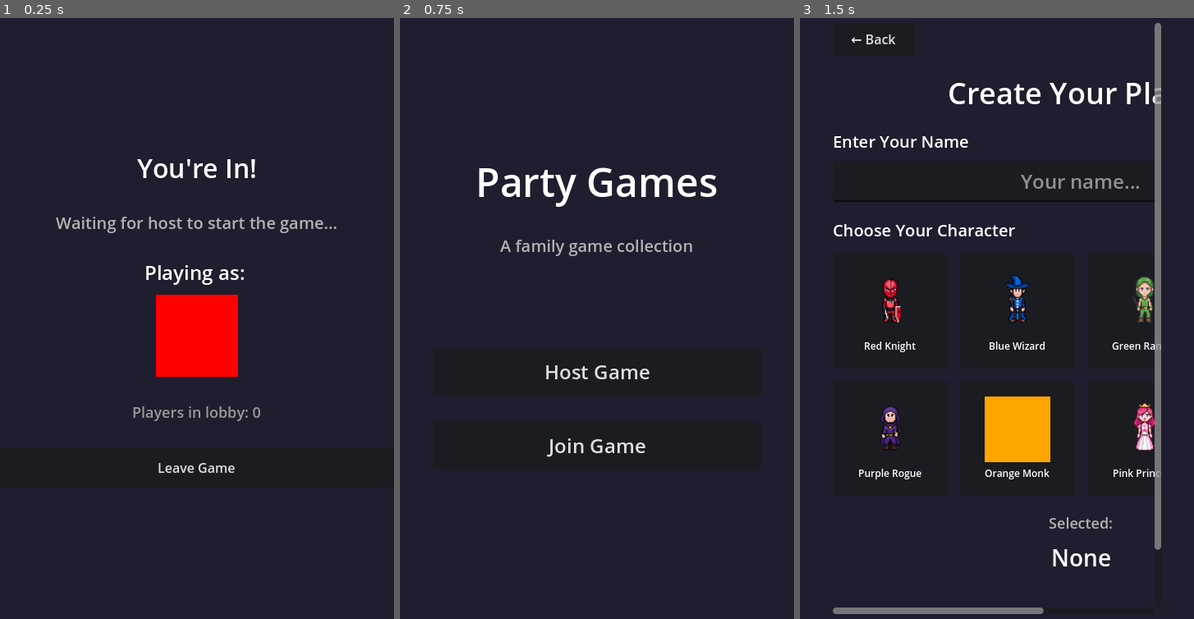
Above: before the commit, frames 1-3 (left to right).
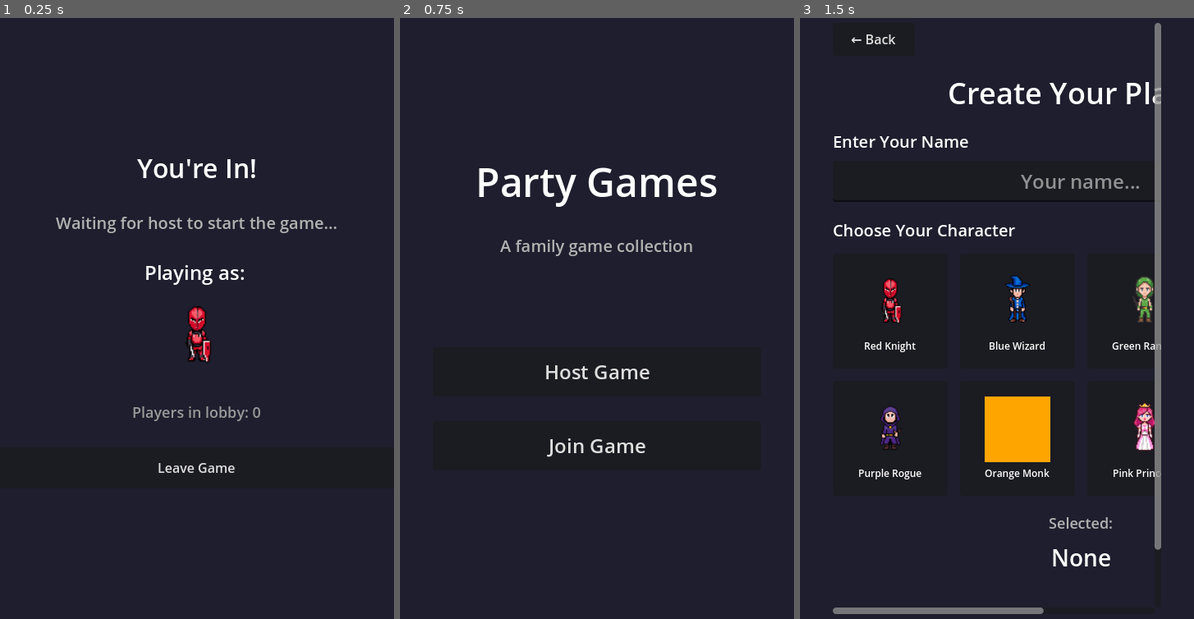
Above: after the commit, the same moments.

Repository: growadamr/PartyGameCollection
Game: Godot game, scene res://scenes/lobby/player_waiting.tscn
Same seed, same stepped clock (60 frames per second), same inputs: the game is played once before the commit and once after it. This scene is started directly instead of the project's main scene.
Inputs:
- Up to frame 1 (0.25 s): no input
- Up to frame 2 (0.75 s): click "Leave Game" at 0.5 s
- Up to frame 3 (1.5 s): click "Host Game" at 1.25 s

The runs differ from the first frame. In frame 1, 2.8% of the frame differs, in the area x 39-61%, y 46-60%; in frame 2, nothing differs; in frame 3, nothing differs.
Error before the commit: Cannot call method 'change_scene_to_file' on a null value. (res://scripts/lobby/player_waiting.gd:49)
Error after the commit: Cannot call method 'change_scene_to_file' on a null value. (res://scripts/lobby/player_waiting.gd:69)

Commit message:
Display character sprites instead of color blocks in lobby and games
Previously, character displays showed colored squares instead of actual
character sprites. Updated lobby screens (waiting_lobby, player_waiting)
and all 6 games to check for sprite availability and use TextureRect
when sprites exist, falling back to ColorRect for characters without
sprites.

Co-Authored-By: Claude Opus 4.5 <noreply@anthropic.com>

Diff:
--- a/scenes/lobby/player_waiting.tscn
+++ b/scenes/lobby/player_waiting.tscn
@@ -56,11 +56,10 @@
 text = "Playing as: ???"
 horizontal_alignment = 1
 
-[node name="CharacterPreview" type="ColorRect" parent="VBox/PlayerInfo"]
+[node name="CharacterPreview" type="Control" parent="VBox/PlayerInfo"]
 custom_minimum_size = Vector2(100, 100)
 layout_mode = 2
 size_flags_horizontal = 4
-color = Color(1, 1, 1, 1)
 
 [node name="PlayersInLobby" type="Label" parent="VBox"]
 layout_mode = 2
--- a/scripts/games/charades.gd
+++ b/scripts/games/charades.gd
@@ -461,9 +461,20 @@
 		vbox.add_theme_constant_override("separation", 5)
 
 		var char_data = GameManager.get_character_data(player["character"])
-		var color_rect = ColorRect.new()
-		color_rect.custom_minimum_size = Vector2(50, 50)
-		color_rect.color = char_data["color"]
+		var char_display: Control
+		var sprite_path = char_data.get("sprite")
+		if sprite_path and ResourceLoader.exists(sprite_path):
+			var texture_rect = TextureRect.new()
+			texture_rect.texture = load(sprite_path)
+			texture_rect.custom_minimum_size = Vector2(50, 50)
+			texture_rect.stretch_mode = TextureRect.STRETCH_KEEP_ASPECT_CENTERED
+			texture_rect.expand_mode = TextureRect.EXPAND_IGNORE_SIZE
+			char_display = texture_rect
+		else:
+			var color_rect = ColorRect.new()
+			color_rect.custom_minimum_size = Vector2(50, 50)
+			color_rect.color = char_data["color"]
+			char_display = color_rect
 
 		var name_label = Label.new()
 		name_label.text = player["name"]
@@ -476,7 +487,7 @@
 		score_label.horizontal_alignment = HORIZONTAL_ALIGNMENT_CENTER
 		score_label.add_theme_color_override("font_color", Color(1, 0.8, 0.2, 1))
 
-		vbox.add_child(color_rect)
+		vbox.add_child(char_display)
 		vbox.add_child(name_label)
 		vbox.add_child(score_label)
 
--- a/scripts/games/fibbage.gd
+++ b/scripts/games/fibbage.gd
@@ -462,11 +462,23 @@
 		char_container.custom_minimum_size = Vector2(40, 40)
 
 		var char_data = GameManager.get_character_data(player.character)
-		var color_rect = ColorRect.new()
-		color_rect.custom_minimum_size = Vector2(40, 40)
-		color_rect.size = Vector2(40, 40)
-		color_rect.color = char_data.color
-		char_container.add_child(color_rect)
+		var char_display: Control
+		var sprite_path = char_data.get("sprite")
+		if sprite_path and ResourceLoader.exists(sprite_path):
+			var texture_rect = TextureRect.new()
+			texture_rect.texture = load(sprite_path)
+			texture_rect.custom_minimum_size = Vector2(40, 40)
+			texture_rect.size = Vector2(40, 40)
+			texture_rect.stretch_mode = TextureRect.STRETCH_KEEP_ASPECT_CENTERED
+			texture_rect.expand_mode = TextureRect.EXPAND_IGNORE_SIZE
+			char_display = texture_rect
+		else:
+			var color_rect = ColorRect.new()
+			color_rect.custom_minimum_size = Vector2(40, 40)
+			color_rect.size = Vector2(40, 40)
+			color_rect.color = char_data.color
+			char_display = color_rect
+		char_container.add_child(char_display)
 
 		if is_player_ready and current_phase == GamePhase.PRE_ROUND:
 			var check_label = Label.new()
@@ -478,7 +490,7 @@
 			check_label.set_anchors_preset(Control.PRESET_FULL_RECT)
 			check_label.size = Vector2(40, 40)
 			char_container.add_child(check_label)
-			color_rect.color = color_rect.color.lightened(0.3)
+			char_display.modulate = Color(1.3, 1.3, 1.3, 1.0)
 
 		container.add_child(char_container)
 
--- a/scripts/games/quick_draw.gd
+++ b/scripts/games/quick_draw.gd
@@ -559,18 +559,30 @@
 		var p = GameManager.players[pid]
 		var vbox = VBoxContainer.new()
 
-		var rect = ColorRect.new()
-		rect.custom_minimum_size = Vector2(35, 35)
-		rect.color = GameManager.get_character_data(p["character"])["color"]
+		var char_data = GameManager.get_character_data(p["character"])
+		var char_display: Control
+		var sprite_path = char_data.get("sprite")
+		if sprite_path and ResourceLoader.exists(sprite_path):
+			var texture_rect = TextureRect.new()
+			texture_rect.texture = load(sprite_path)
+			texture_rect.custom_minimum_size = Vector2(35, 35)
+			texture_rect.stretch_mode = TextureRect.STRETCH_KEEP_ASPECT_CENTERED
+			texture_rect.expand_mode = TextureRect.EXPAND_IGNORE_SIZE
+			char_display = texture_rect
+		else:
+			var color_rect = ColorRect.new()
+			color_rect.custom_minimum_size = Vector2(35, 35)
+			color_rect.color = char_data["color"]
+			char_display = color_rect
 
 		if pid in correct_guessers:
 			var check = Label.new()
 			check.text = "OK"
 			check.horizontal_alignment = HORIZONTAL_ALIGNMENT_CENTER
-			rect.add_child(check)
+			char_display.add_child(check)
 
 		if pid == drawer_id:
-			rect.modulate = Color(1.3, 1.3, 1.3)
+			char_display.modulate = Color(1.3, 1.3, 1.3)
 
 		var name_lbl = Label.new()
 		name_lbl.text = p["name"]
@@ -580,7 +592,7 @@
 		score_lbl.text = str(p["score"])
 		score_lbl.add_theme_font_size_override("font_size", 11)
 
-		vbox.add_child(rect)
+		vbox.add_child(char_display)
 		vbox.add_child(name_lbl)
 		vbox.add_child(score_lbl)
 		players_status.add_child(vbox)
--- a/scripts/games/trivia_showdown.gd
+++ b/scripts/games/trivia_showdown.gd
@@ -502,11 +502,23 @@
 		char_container.custom_minimum_size = Vector2(40, 40)
 
 		var char_data = GameManager.get_character_data(player.character)
-		var color_rect = ColorRect.new()
-		color_rect.custom_minimum_size = Vector2(40, 40)
-		color_rect.size = Vector2(40, 40)
-		color_rect.color = char_data.color
-		char_container.add_child(color_rect)
+		var char_display: Control
+		var sprite_path = char_data.get("sprite")
+		if sprite_path and ResourceLoader.exists(sprite_path):
+			var texture_rect = TextureRect.new()
+			texture_rect.texture = load(sprite_path)
+			texture_rect.custom_minimum_size = Vector2(40, 40)
+			texture_rect.size = Vector2(40, 40)
+			texture_rect.stretch_mode = TextureRect.STRETCH_KEEP_ASPECT_CENTERED
+			texture_rect.expand_mode = TextureRect.EXPAND_IGNORE_SIZE
+			char_display = texture_rect
+		else:
+			var color_rect = ColorRect.new()
+			color_rect.custom_minimum_size = Vector2(40, 40)
+			color_rect.size = Vector2(40, 40)
+			color_rect.color = char_data.color
+			char_display = color_rect
+		char_container.add_child(char_display)
 
 		# Ready/Answered indicator
 		if (is_player_ready and current_phase == GamePhase.PRE_ROUND) or (has_player_answered and current_phase == GamePhase.QUESTION):
@@ -519,7 +531,7 @@
 			check_label.set_anchors_preset(Control.PRESET_FULL_RECT)
 			check_label.size = Vector2(40, 40)
 			char_container.add_child(check_label)
-			color_rect.color = color_rect.color.lightened(0.3)
+			char_display.modulate = Color(1.3, 1.3, 1.3, 1.0)
 
 		container.add_child(char_container)
 
--- a/scripts/games/who_said_it.gd
+++ b/scripts/games/who_said_it.gd
@@ -471,11 +471,23 @@
 		char_container.custom_minimum_size = Vector2(40, 40)
 
 		var char_data = GameManager.get_character_data(player.character)
-		var color_rect = ColorRect.new()
-		color_rect.custom_minimum_size = Vector2(40, 40)
-		color_rect.size = Vector2(40, 40)
-		color_rect.color = char_data.color
-		char_container.add_child(color_rect)
+		var char_display: Control
+		var sprite_path = char_data.get("sprite")
+		if sprite_path and ResourceLoader.exists(sprite_path):
+			var texture_rect = TextureRect.new()
+			texture_rect.texture = load(sprite_path)
+			texture_rect.custom_minimum_size = Vector2(40, 40)
+			texture_rect.size = Vector2(40, 40)
+			texture_rect.stretch_mode = TextureRect.STRETCH_KEEP_ASPECT_CENTERED
+			texture_rect.expand_mode = TextureRect.EXPAND_IGNORE_SIZE
+			char_display = texture_rect
+		else:
+			var color_rect = ColorRect.new()
+			color_rect.custom_minimum_size = Vector2(40, 40)
+			color_rect.size = Vector2(40, 40)
+			color_rect.color = char_data.color
+			char_display = color_rect
+		char_container.add_child(char_display)
 
 		# Ready checkmark overlay
 		if is_player_ready and current_phase in [GamePhase.PRE_ROUND, GamePhase.CONTINUE]:
@@ -489,8 +501,8 @@
 			check_label.size = Vector2(40, 40)
 			char_container.add_child(check_label)
 
-			# Add green border effect
-			color_rect.color = color_rect.color.lightened(0.3)
+			# Add highlight effect
+			char_display.modulate = Color(1.3, 1.3, 1.3, 1.0)
 
 		container.add_child(char_container)
 
--- a/scripts/games/word_bomb.gd
+++ b/scripts/games/word_bomb.gd
@@ -300,11 +300,22 @@
 		vbox.add_theme_constant_override("separation", 5)
 
 		var char_data = GameManager.get_character_data(player["character"])
-		var color_rect = ColorRect.new()
-		color_rect.custom_minimum_size = Vector2(50, 50)
-		color_rect.color = char_data["color"]
+		var char_display: Control
+		var sprite_path = char_data.get("sprite")
+		if sprite_path and ResourceLoader.exists(sprite_path):
+			var texture_rect = TextureRect.new()
+			texture_rect.texture = load(sprite_path)
+			texture_rect.custom_minimum_size = Vector2(50, 50)
+			texture_rect.stretch_mode = TextureRect.STRETCH_KEEP_ASPECT_CENTERED
+			texture_rect.expand_mode = TextureRect.EXPAND_IGNORE_SIZE
+			char_display = texture_rect
+		else:
+			var color_rect = ColorRect.new()
+			color_rect.custom_minimum_size = Vector2(50, 50)
+			color_rect.color = char_data["color"]
+			char_display = color_rect
 		if lives <= 0:
-			color_rect.modulate = Color(0.3, 0.3, 0.3, 1)
+			char_display.modulate = Color(0.3, 0.3, 0.3, 1)
 
 		var name_label = Label.new()
 		name_label.text = player["name"]
@@ -316,7 +327,7 @@
 		lives_label.add_theme_font_size_override("font_size", 10)
 		lives_label.horizontal_alignment = HORIZONTAL_ALIGNMENT_CENTER
 
-		vbox.add_child(color_rect)
+		vbox.add_child(char_display)
 		vbox.add_child(name_label)
 		vbox.add_child(lives_label)
 
--- a/scripts/lobby/player_waiting.gd
+++ b/scripts/lobby/player_waiting.gd
@@ -1,7 +1,7 @@
 extends Control
 
 @onready var name_label: Label = $VBox/PlayerInfo/NameLabel
-@onready var character_preview: ColorRect = $VBox/PlayerInfo/CharacterPreview
+@onready var character_preview: Control = $VBox/PlayerInfo/CharacterPreview
 @onready var players_label: Label = $VBox/PlayersInLobby
 @onready var leave_button: Button = $VBox/LeaveButton
 
@@ -19,9 +19,29 @@
 	name_label.text = "Playing as: " + GameManager.local_player_name
 
 	var char_data = GameManager.get_character_data(GameManager.local_player_character)
-	character_preview.color = char_data["color"]
+	_update_character_preview(char_data)
 
 	players_label.text = "Players in lobby: %d" % GameManager.players.size()
+
+func _update_character_preview(char_data: Dictionary) -> void:
+	# Clear existing children
+	for child in character_preview.get_children():
+		child.queue_free()
+
+	# Use sprite if available, otherwise color fallback
+	var sprite_path = char_data.get("sprite")
+	if sprite_path and ResourceLoader.exists(sprite_path):
+		var texture_rect = TextureRect.new()
+		texture_rect.texture = load(sprite_path)
+		texture_rect.set_anchors_preset(Control.PRESET_FULL_RECT)
+		texture_rect.stretch_mode = TextureRect.STRETCH_KEEP_ASPECT_CENTERED
+		texture_rect.expand_mode = TextureRect.EXPAND_IGNORE_SIZE
+		character_preview.add_child(texture_rect)
+	else:
+		var color_rect = ColorRect.new()
+		color_rect.set_anchors_preset(Control.PRESET_FULL_RECT)
+		color_rect.color = char_data["color"]
+		character_preview.add_child(color_rect)
 
 func _on_player_changed(_arg1, _arg2 = null) -> void:
 	_update_display()
--- a/scripts/lobby/waiting_lobby.gd
+++ b/scripts/lobby/waiting_lobby.gd
@@ -129,11 +129,22 @@
 	var hbox = HBoxContainer.new()
 	hbox.add_theme_constant_override("separation", 15)
 
-	# Character color indicator
+	# Character indicator - use sprite if available, otherwise color
 	var char_data = GameManager.get_character_data(player["character"])
-	var color_rect = ColorRect.new()
-	color_rect.custom_minimum_size = Vector2(40, 40)
-	color_rect.color = char_data["color"]
+	var char_display: Control
+	var sprite_path = char_data.get("sprite")
+	if sprite_path and ResourceLoader.exists(sprite_path):
+		var texture_rect = TextureRect.new()
+		texture_rect.texture = load(sprite_path)
+		texture_rect.custom_minimum_size = Vector2(40, 40)
+		texture_rect.stretch_mode = TextureRect.STRETCH_KEEP_ASPECT_CENTERED
+		texture_rect.expand_mode = TextureRect.EXPAND_IGNORE_SIZE
+		char_display = texture_rect
+	else:
+		var color_rect = ColorRect.new()
+		color_rect.custom_minimum_size = Vector2(40, 40)
+		color_rect.color = char_data["color"]
+		char_display = color_rect
 
 	# Player name
 	var name_label = Label.new()
@@ -147,11 +158,11 @@
 		host_badge.text = "HOST"
 		host_badge.add_theme_font_size_override("font_size", 14)
 		host_badge.add_theme_color_override("font_color", Color(1.0, 0.8, 0.2, 1.0))
-		hbox.add_child(color_rect)
+		hbox.add_child(char_display)
 		hbox.add_child(name_label)
 		hbox.add_child(host_badge)
 	else:
-		hbox.add_child(color_rect)
+		hbox.add_child(char_display)
 		hbox.add_child(name_label)
 
 	card.add_child(hbox)
Not shown, added: CHARACTER.md
